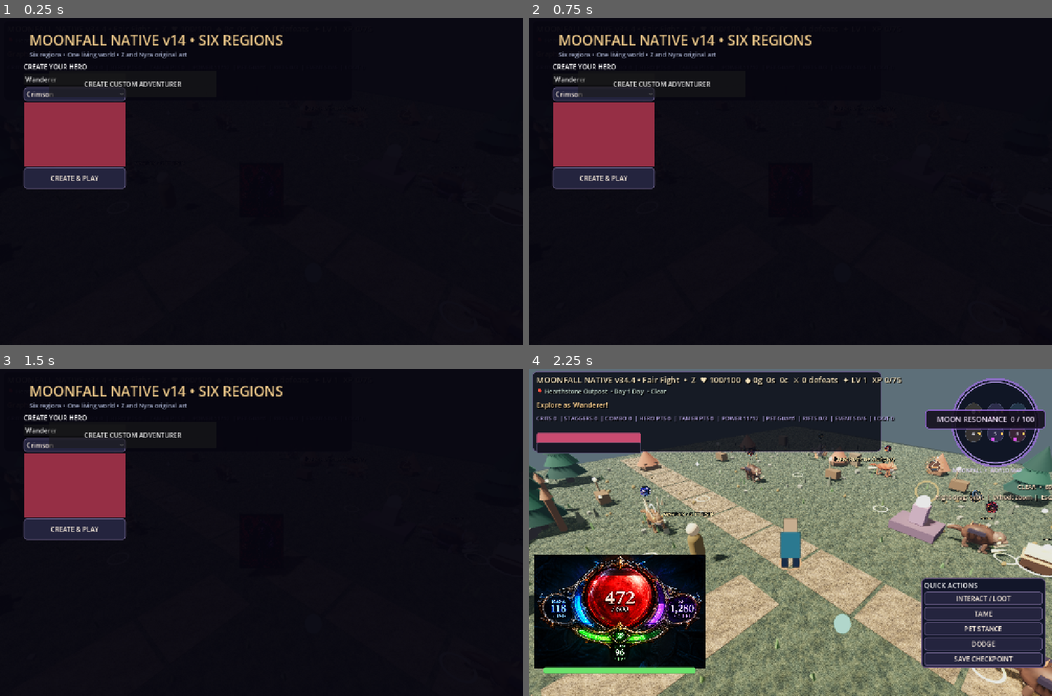
Above: before the commit, frames 1-4 (two rows, left to right).
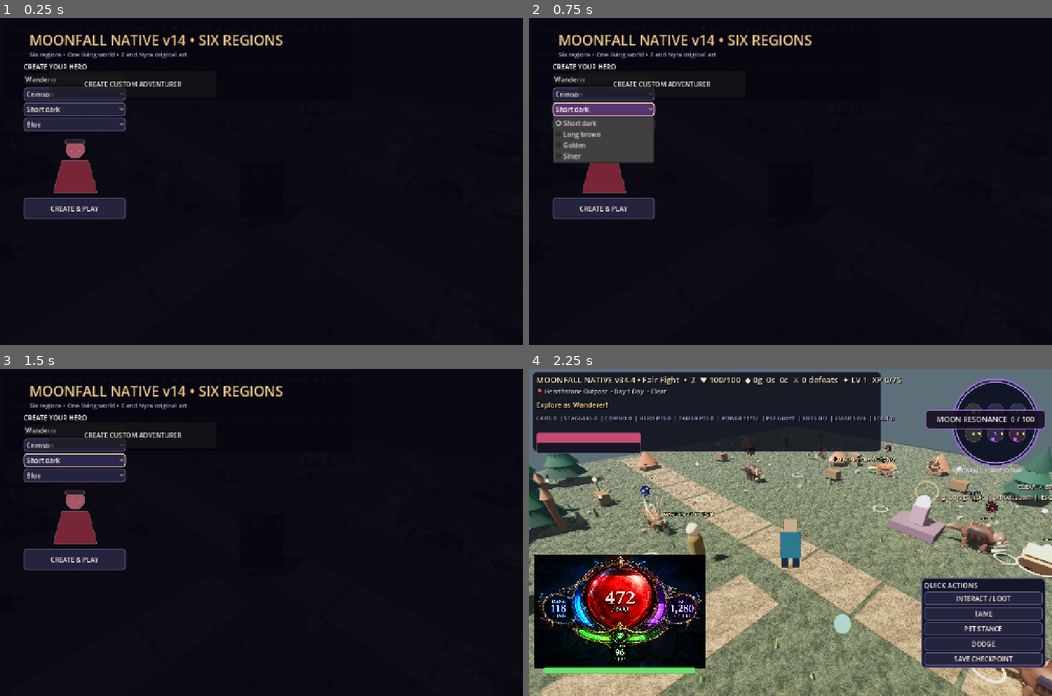
Above: after the commit, the same moments.

Repository: ericgantor-cyber/Moonfall
Game: Godot game, scene res://scenes/main.tscn
Same seed, same stepped clock (60 frames per second), same inputs: the game is played once before the commit and once after it.
Inputs (mouse positions are in pixels of both pictures, inside the frame that each line leads up to):
- Up to frame 1 (0.25 s): no input
- Up to frame 2 (0.75 s): click (602, 109) at 0.5 s, where only the run after the commit has a clickable "Short dark"
- Up to frame 3 (1.5 s): click (73, 476) at 1.25 s, where only the run after the commit has a clickable "Blue"
- Up to frame 4 (2.25 s): click "CREATE & PLAY" at 2 s

The runs differ from the first frame. In frame 1, 6.5% of the frame differs, in the area x 4-24%, y 25-62%; in frame 2, 6.5%, in the area x 4-25%, y 25-62%; in frame 3, 6.5%; in frame 4, less than 0.1%.

Commit message:
Add classless custom hero hair and eye options with live preview and save support

Diff:
--- a/godot-v38/scripts/native_v11.gd
+++ b/godot-v38/scripts/native_v11.gd
@@ -966,15 +966,27 @@
  for color_name in ["Crimson","Azure","Emerald","Violet","Gold"]:
   custom_color_picker.add_item(color_name)
  custom_column.add_child(custom_color_picker)
- var custom_preview:=ColorRect.new()
+ var hair_picker:=OptionButton.new()
+ for hair_name in ["Short dark","Long brown","Golden","Silver"]:
+  hair_picker.add_item(hair_name)
+ custom_column.add_child(hair_picker)
+ var eye_picker:=OptionButton.new()
+ for eye_name in ["Blue","Green","Violet","Amber"]:
+  eye_picker.add_item(eye_name)
+ custom_column.add_child(eye_picker)
+ var custom_preview:=TextureRect.new()
  custom_preview.custom_minimum_size=Vector2(190,155)
- custom_preview.color=Color("962f45")
+ custom_preview.expand_mode=TextureRect.EXPAND_IGNORE_SIZE
+ custom_preview.stretch_mode=TextureRect.STRETCH_KEEP_ASPECT_CENTERED
  custom_column.add_child(custom_preview)
- custom_color_picker.item_selected.connect(func(index:int)->void:custom_preview.color=[Color("962f45"),Color("3166a1"),Color("358060"),Color("70449c"),Color("c99c42")][index])
+ _refresh_custom_preview(custom_preview,0,0,0)
+ custom_color_picker.item_selected.connect(func(_index:int)->void:_refresh_custom_preview(custom_preview,custom_color_picker.selected,hair_picker.selected,eye_picker.selected))
+ hair_picker.item_selected.connect(func(_index:int)->void:_refresh_custom_preview(custom_preview,custom_color_picker.selected,hair_picker.selected,eye_picker.selected))
+ eye_picker.item_selected.connect(func(_index:int)->void:_refresh_custom_preview(custom_preview,custom_color_picker.selected,hair_picker.selected,eye_picker.selected))
  var custom_launch:=Button.new()
  custom_launch.text="CREATE & PLAY"
  custom_launch.custom_minimum_size=Vector2(230,52)
- custom_launch.pressed.connect(func()->void:_start_custom_game(custom_name_edit.text,custom_color_picker.selected))
+ custom_launch.pressed.connect(func()->void:_start_custom_game(custom_name_edit.text,custom_color_picker.selected,hair_picker.selected,eye_picker.selected))
  custom_column.add_child(custom_launch)
  if not _read_save().is_empty():
   var continue_btn:=Button.new()
@@ -1427,8 +1439,10 @@
 
 var custom_hero_name:String="Wanderer"
 var custom_hero_color:int=0
-
-func _custom_hero_texture(index:int) -> Texture2D:
+var custom_hero_hair:int=0
+var custom_hero_eyes:int=0
+
+func _custom_hero_texture(index:int,hair:int=0,eyes:int=0) -> Texture2D:
  var palette:Array=[Color("962f45"),Color("3166a1"),Color("358060"),Color("70449c"),Color("c99c42")]
  var color:Color=palette[clampi(index,0,palette.size()-1)]
  var image:=Image.create(64,80,false,Image.FORMAT_RGBA8)
@@ -1440,18 +1454,32 @@
    var body:bool=y>=35 and y<76 and absf(dx)<(17.0+float(y-35)*0.27)
    if head or body:
     image.set_pixel(x,y,color.lightened(0.18) if head else color.darkened(0.2))
+ var hair_color:Color=[Color("24202d"),Color("94603b"),Color("e2c87f"),Color("bdb9c5")][clampi(hair,0,3)]
+ var eye_color:Color=[Color("8fd5eb"),Color("77bd87"),Color("a780d3"),Color("c99362")][clampi(eyes,0,3)]
+ for yy in range(9,17):
+  for xx in range(20,44):
+   if (hair%2==0 and yy<13) or (hair%2==1 and (xx<25 or xx>39 or yy<11)):
+    image.set_pixel(xx,yy,hair_color)
+ for xx in [27,37]:
+  image.set_pixel(xx,23,eye_color)
+  image.set_pixel(xx+1,23,eye_color)
  return ImageTexture.create_from_image(image)
+
+func _refresh_custom_preview(preview:TextureRect,palette:int,hair:int,eyes:int) -> void:
+ preview.texture=_custom_hero_texture(palette,hair,eyes)
 
 func _apply_custom_hero_visual() -> void:
  if hero=="custom":
-  hero_sprite.texture=_custom_hero_texture(custom_hero_color)
+  hero_sprite.texture=_custom_hero_texture(custom_hero_color,custom_hero_hair,custom_hero_eyes)
   hero_sprite.pixel_size=2.65/80.0
 
-func _start_custom_game(name:String,color_index:int) -> void:
+func _start_custom_game(name:String,color_index:int,hair_index:int,eye_index:int) -> void:
  _start_game("custom")
  custom_hero_name=name.strip_edges().substr(0,24)
  if custom_hero_name.is_empty():custom_hero_name="Wanderer"
  custom_hero_color=clampi(color_index,0,4)
+ custom_hero_hair=clampi(hair_index,0,3)
+ custom_hero_eyes=clampi(eye_index,0,3)
  _apply_custom_hero_visual()
  _show_message("Explore as "+custom_hero_name+"!",4.0)
 
@@ -2711,7 +2739,7 @@
   "contract_zone":contract_zone,"contract_kills":contract_kills,
   "clues":found_clues.duplicate(),"bosses":defeated_boss_ids.duplicate(),"quality":graphics_quality,
   "dormant_wildlife":dormant,"pet_stance":companion_stance,
-  "custom_hero_name":custom_hero_name,"custom_hero_color":custom_hero_color,
+  "custom_hero_name":custom_hero_name,"custom_hero_color":custom_hero_color,"custom_hero_hair":custom_hero_hair,"custom_hero_eyes":custom_hero_eyes,
   "world_clock":world_clock,"world_cycle_seconds":DAY_LENGTH_SECONDS,"world_day":world_day,"weather":weather_name,"weather_remaining":weather_remaining,
   "world_events_completed":events_completed.duplicate(),"world_event_active":active_world_event,"world_event_kills":active_event_kills
  }
@@ -2754,6 +2782,8 @@
  hero=str(data.get("hero","z"))
  custom_hero_name=str(data.get("custom_hero_name","Wanderer")).substr(0,24)
  custom_hero_color=clampi(int(data.get("custom_hero_color",0)),0,4)
+ custom_hero_hair=clampi(int(data.get("custom_hero_hair",0)),0,3)
+ custom_hero_eyes=clampi(int(data.get("custom_hero_eyes",0)),0,3)
  hero_sprite.texture=NYRA_ART if hero=="nyra" else Z_ART
  hero_sprite.pixel_size=2.65/float(hero_sprite.texture.get_height())
  _apply_custom_hero_visual()
